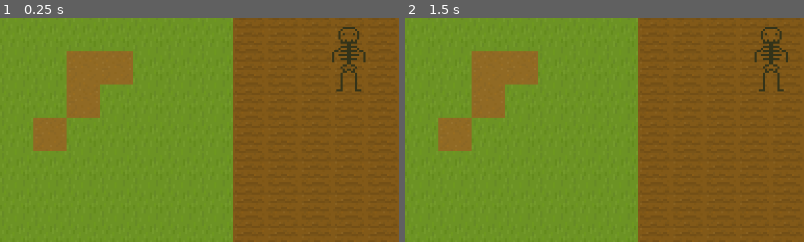
Above: before the commit, frames 1-2 (left to right).
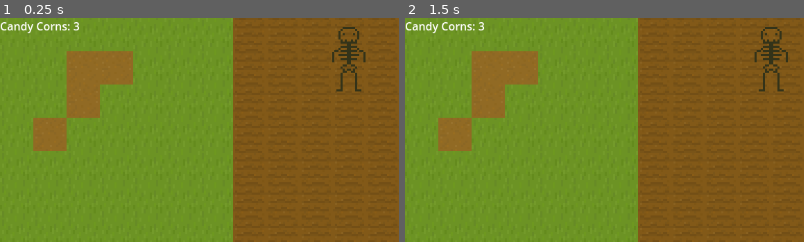
Above: after the commit, the same moments.

Repository: sjhayden/Super-Simple-Spooky-Seed-Simulator
Game: Godot game, scene res://Scenes/world.tscn
Same seed, same stepped clock (60 frames per second), same inputs: the game is played once before the commit and once after it.
Inputs:
- Up to frame 1 (0.25 s): no input
- Up to frame 2 (1.5 s): tap Enter at 0.5 s; hold Right (right) 0.53-1.28 s; tap K (attack) at 0.6 s; tap J (plant_harvest) at 0.8, 1.35 s; tap Space at 1.25 s; hold Down (down) from 1.28 s (still down)
The pictures show only the part of the screen within x 0-50%, y 0-50%; the shares and areas given below are measured in that part.

The runs differ from the first frame. In frame 1, 0.4% of the frame differs, in the area x 0-20%, y 1-8%; in frame 2, 0.4%.

Commit message:
keeps track of num candy corns

Diff:
--- a/super-simple-spooky-seed-simulator/Scenes/world.tscn
+++ b/super-simple-spooky-seed-simulator/Scenes/world.tscn
@@ -1,8 +1,9 @@
-[gd_scene load_steps=6 format=4 uid="uid://dp2jr4yn6hvgi"]
+[gd_scene load_steps=7 format=4 uid="uid://dp2jr4yn6hvgi"]
 
 [ext_resource type="PackedScene" uid="uid://dtncctudm55t6" path="res://Scenes/player.tscn" id="1_a02cp"]
 [ext_resource type="Texture2D" uid="uid://bsh4ctdvvmqwn" path="res://Assets/TileMap16x16.png" id="1_go701"]
 [ext_resource type="PackedScene" uid="uid://d3b2i1ulkyxcp" path="res://Scenes/plant_manager.tscn" id="3_5a7ea"]
+[ext_resource type="Script" uid="uid://dl1gu1m6ub3x0" path="res://Scripts/num_corn_label.gd" id="4_8j60k"]
 
 [sub_resource type="TileSetAtlasSource" id="TileSetAtlasSource_5a7ea"]
 texture = ExtResource("1_go701")
@@ -29,3 +30,10 @@
 
 [node name="plant_manager" parent="." node_paths=PackedStringArray("tile_map") instance=ExtResource("3_5a7ea")]
 tile_map = NodePath("../TileMapLayer")
+
+[node name="CanvasLayer" type="CanvasLayer" parent="."]
+
+[node name="NumCornLabel" type="Label" parent="CanvasLayer"]
+offset_right = 40.0
+offset_bottom = 23.0
+script = ExtResource("4_8j60k")
--- a/super-simple-spooky-seed-simulator/Scripts/corn_plant.gd
+++ b/super-simple-spooky-seed-simulator/Scripts/corn_plant.gd
@@ -6,13 +6,14 @@
 var growth_level = 0
 const anim_strings = ["sprout", "growing", "full_grown"]
 const MAX_GROWTH_LEVEL = 2
+var num_corns = 3
 
 func _ready() -> void:
 	anim.play(anim_strings[growth_level]) # unnecessary?
 
 func harvest():
 	if growth_level == MAX_GROWTH_LEVEL:
-		print("harvested")
+		GameManager.change_num_corns(num_corns)
 		queue_free()
 
 
--- /dev/null
+++ b/super-simple-spooky-seed-simulator/Scripts/game_manager.gd
@@ -0,0 +1,16 @@
+extends Node
+
+# A custom signal that other nodes can connect to
+signal num_corns_updated(new_score)
+
+# Private variable to store the score
+var _num_corns: int = 3
+
+# Public property to get the current score
+func get_num_corns() -> int:
+	return _num_corns
+
+# Method to add points and emit a signal
+func change_num_corns(amount: int):
+	_num_corns += amount
+	emit_signal("num_corns_updated", _num_corns)
--- /dev/null
+++ b/super-simple-spooky-seed-simulator/Scripts/num_corn_label.gd
@@ -0,0 +1,11 @@
+extends Label
+
+func _ready():
+	# Connect to the score_updated signal from the GameManager
+	GameManager.num_corns_updated.connect(update_num_corns_display)
+
+	# Initialize the display with the current score
+	update_num_corns_display(GameManager.get_num_corns())
+
+func update_num_corns_display(new_num: int):
+	text = "Candy Corns: " + str(new_num)
--- a/super-simple-spooky-seed-simulator/Scripts/plant_manager.gd
+++ b/super-simple-spooky-seed-simulator/Scripts/plant_manager.gd
@@ -8,8 +8,11 @@
 func plant_or_harvest(player_coords: Vector2i) -> void:
 	var tile_coords = tile_map.local_to_map(self.to_local(player_coords))
 	var tile_data = tile_map.get_cell_tile_data(tile_coords)
-	if tile_data.get_custom_data("plantable"):
+	if tile_data != null and tile_data.get_custom_data("plantable"):
 		if tile_coords not in plants or plants[tile_coords] == null:
+			if GameManager.get_num_corns() <= 0:
+				return
+			GameManager.change_num_corns(-1)
 			var corn_plant = corn_plant_scene.instantiate()
 			add_child(corn_plant)
 			corn_plant.position = tile_map.map_to_local(tile_coords)
--- a/super-simple-spooky-seed-simulator/project.godot
+++ b/super-simple-spooky-seed-simulator/project.godot
@@ -14,6 +14,10 @@
 run/main_scene="uid://dp2jr4yn6hvgi"
 config/features=PackedStringArray("4.5", "Forward Plus")
 config/icon="res://icon.svg"
+
+[autoload]
+
+GameManager="*res://Scripts/game_manager.gd"
 
 [dotnet]
 
Not shown, added: super-simple-spooky-seed-simulator/Scripts/game_manager.gd.uid
Not shown, added: super-simple-spooky-seed-simulator/Scripts/num_corn_label.gd.uid
